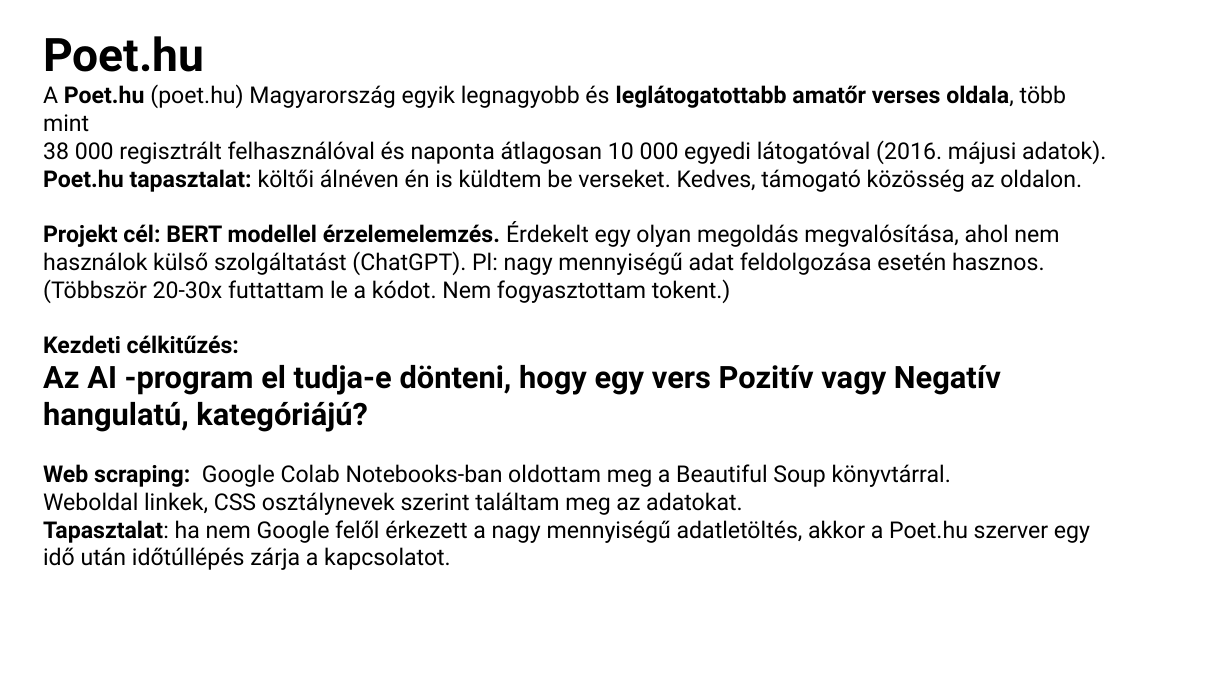
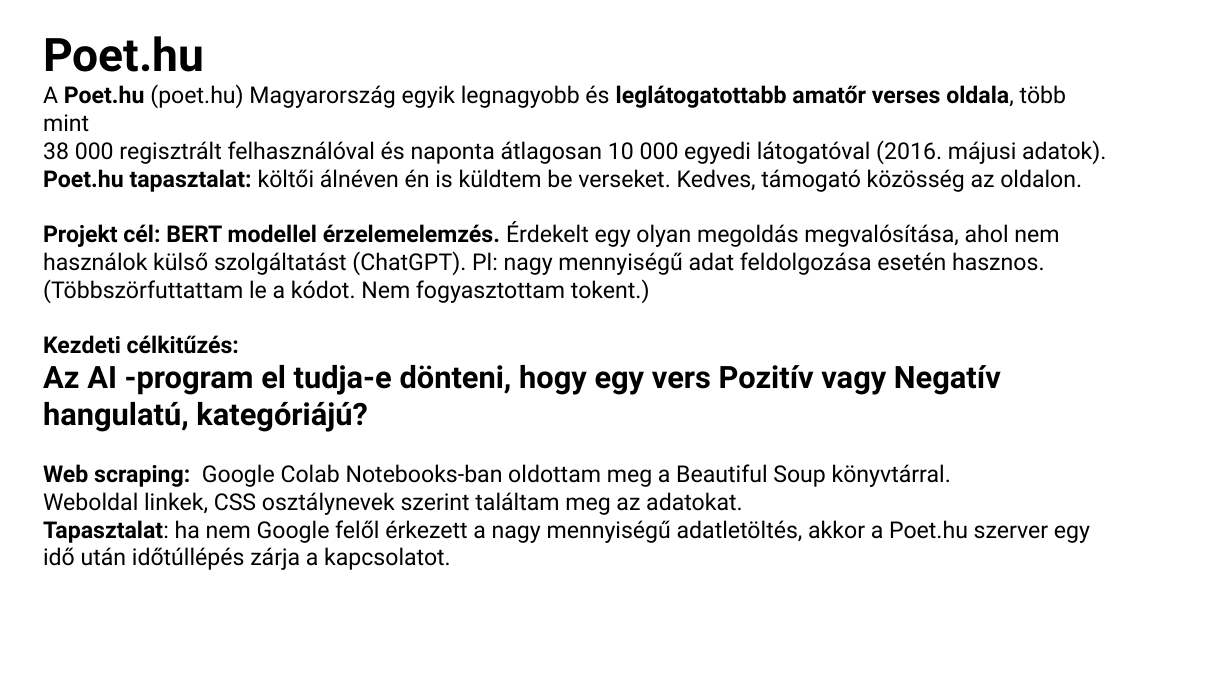
Before and after one commit to minorharpman/erzelemelemzes, a slide deck: slide 2 of Erzelemelemzes.pptx. Drawn at 1232x693 pixels with LibreOffice and Linux fonts; fonts in the diff are those of the drawing. Boxes give left, top, right and bottom in pixels: in the first picture for what was removed or moved away, otherwise in the second. Text is boxed around its words. In the diff, an @@ line names an element or a change of style, - is before the commit and + after.

```diff
--- a/Erzelemelemzes.pptx
+++ b/Erzelemelemzes.pptx
@@ text at bbox=[43, 221, 1059, 303]: text changed @@
-Projekt cél: BERT modellel érzelemelemzés. Érdekelt egy olyan megoldás megvalósítása, ahol nem használok külső szolgáltatást (ChatGPT). Pl: nagy mennyiségű adat feldolgozása esetén hasznos. (Többször 20-30x futtattam le a kódot. Nem fogyasztottam tokent.)
+Projekt cél: BERT modellel érzelemelemzés. Érdekelt egy olyan megoldás megvalósítása, ahol nem használok külső szolgáltatást (ChatGPT). Pl: nagy mennyiségű adat feldolgozása esetén hasznos. (Többszörfuttattam le a kódot. Nem fogyasztottam tokent.)
```
Also in this commit, not shown: 4 other slides changed, 4 slides added, 6 slides removed, 1 other file.
